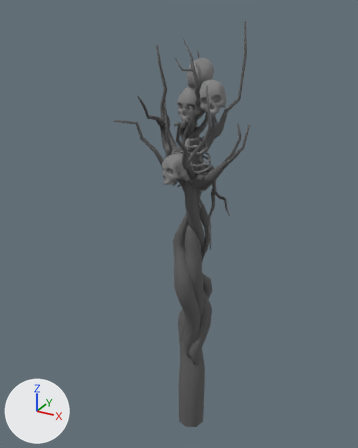
Before and after pictures for a commit that changed the FBX model Assets/Models/MinorEnemies/CorpsePuppets/CorpsePuppet_Screamer_Mesh.fbx.
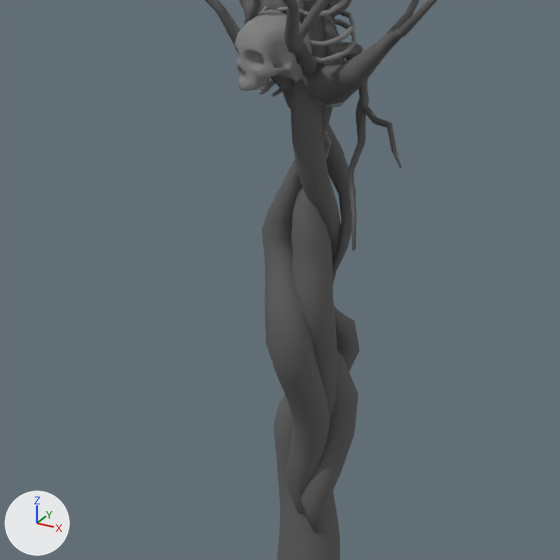
Old and new are each drawn whole from a camera (50 mm lens) standing at (1.67, -3.31, 3.67) and looking at (-0.16, 0.02, 2.01) and again close up on the part from 18% to 82% of the width and 33% to 84% of the height. The lights are fixed; the arrows at lower left show +X, +Y and +Z. Where no turn or scale is listed for an object, it has been applied to the vertices.

Before the edit, the objects in view are built like this:
```python
me_corpsepuppet_screamer_mesh = bpy.data.meshes.new('CorpsePuppet_Screamer_Mesh')
me_corpsepuppet_screamer_mesh.from_pydata(...)  # 6822 vertices, 6695 faces; spans x -0.47..0.56, y -0.72..0.43, z -0.02..3.57
# faces by material slot: [2020, 4675]
me_corpsepuppet_screamer_mesh.materials.append(mat_root)  # its picture is missing
me_corpsepuppet_screamer_mesh.materials.append(mat_skeleton)  # its picture is missing
ob_corpsepuppet_screamer_mesh = bpy.data.objects.new('CorpsePuppet_Screamer_Mesh', me_corpsepuppet_screamer_mesh)
ob_corpsepuppet_screamer_mesh.location = (0.0, 0.0, 0.0)
```
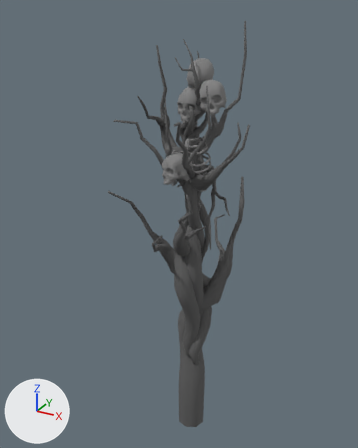
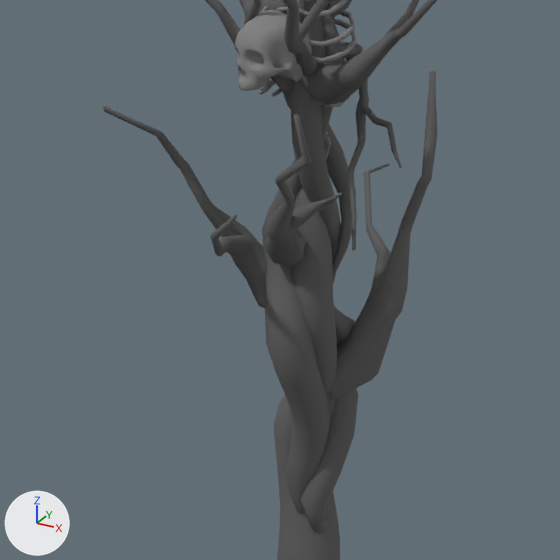
Commit message: Corpse puppet screamer mesh edit

Patch to the scene script:
```diff
--- a/Assets/Models/MinorEnemies/CorpsePuppets/CorpsePuppet_Screamer_Mesh.fbx.py
+++ b/Assets/Models/MinorEnemies/CorpsePuppets/CorpsePuppet_Screamer_Mesh.fbx.py
@@ me_corpsepuppet_screamer_mesh @@
 # used by ob_corpsepuppet_screamer_mesh; location = (0.0, 0.0, 0.0)
-me_corpsepuppet_screamer_mesh.from_pydata(...)  # 6822 vertices, 6695 faces; spans x -0.47..0.56, y -0.72..0.43, z -0.02..3.57
+me_corpsepuppet_screamer_mesh.from_pydata(...)  # 7209 vertices, 7067 faces; spans x -0.48..0.56, y -0.72..0.74, z -0.02..3.57
+# me_corpsepuppet_screamer_mesh part 1: a new loose piece of 129 vertices spanning x -0.48..0.01, y -0.51..0.06, z 1.55..2.41, in mat_root (its picture is missing)
+# me_corpsepuppet_screamer_mesh part 2: a new loose piece of 129 vertices spanning x -0.11..0.27, y -0.04..0.74, z 1.24..2.34, in mat_root (its picture is missing)
+# me_corpsepuppet_screamer_mesh part 3: a new loose piece of 129 vertices spanning x -0.12..0.25, y -0.53..-0.07, z 1.82..2.51, in mat_root (its picture is missing)
 me_corpsepuppet_screamer_mesh.materials.append(mat_root)
```

Pixel boxes (x1, y1, x2, y2) of what changed, in the close-ups (560 x 560 px):
'CorpsePuppet_Screamer_Mesh', reshaped: before (205, 0, 437, 560); after (103, 0, 437, 560)
part 1 of me_corpsepuppet_screamer_mesh, added (black): after (103, 105, 267, 308)
part 2 of me_corpsepuppet_screamer_mesh, added (black): after (330, 71, 437, 400)
part 3 of me_corpsepuppet_screamer_mesh, added (black): after (264, 114, 342, 267)
